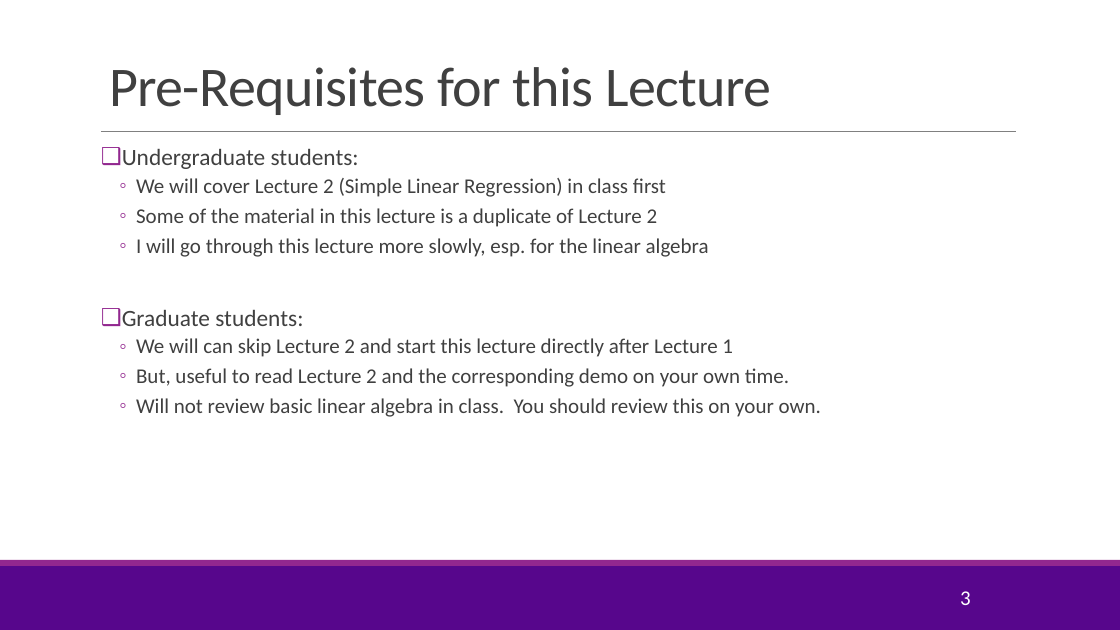
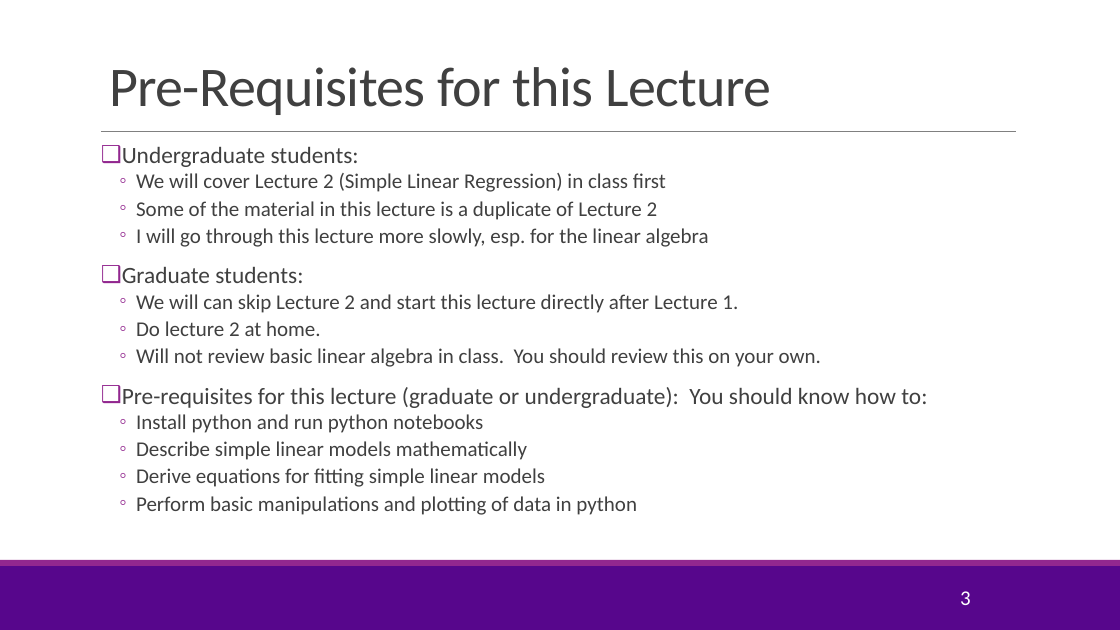
Before and after one commit to sdrangan/introml, a slide deck: slide 3 of lectures/Lect03_MultLinRegression.pptx. Drawn at 1120x630 pixels with LibreOffice and Linux fonts; fonts in the diff are those of the drawing; background and template pictures are left out. Boxes give left, top, right and bottom in pixels: in the first picture for what was removed or moved away, otherwise in the second. Text is boxed around its words. In the diff, an @@ line names an element or a change of style, - is before the commit and + after.

Commit message:
Added in-class exercises

```diff
--- a/lectures/Lect03_MultLinRegression.pptx
+++ b/lectures/Lect03_MultLinRegression.pptx
@@ text at bbox=[122, 147, 821, 367]: line spacing 0.9 to 0.8 @@
@@ text at bbox=[136, 294, 738, 336]: text changed @@
-  ◦ We will can skip Lecture 2 and start this lecture directly after Lecture 1
-  ◦ But, useful to read Lecture 2 and the corresponding demo on your own time.
+  ◦ We will can skip Lecture 2 and start this lecture directly after Lecture 1.
+  ◦ Do lecture 2 at home.
@@ text at bbox=[122, 387, 927, 515]: paragraphs added @@
+❑ Pre-requisites for this lecture (graduate or undergraduate): You should know how to:
+  ◦ Install python and run python notebooks
+  ◦ Describe simple linear models mathematically
+  ◦ Derive equations for fitting simple linear models
+  ◦ Perform basic manipulations and plotting of data in python
```
Also in this commit, not shown: 6 other slides changed, 9 slides added, 3 other files.
